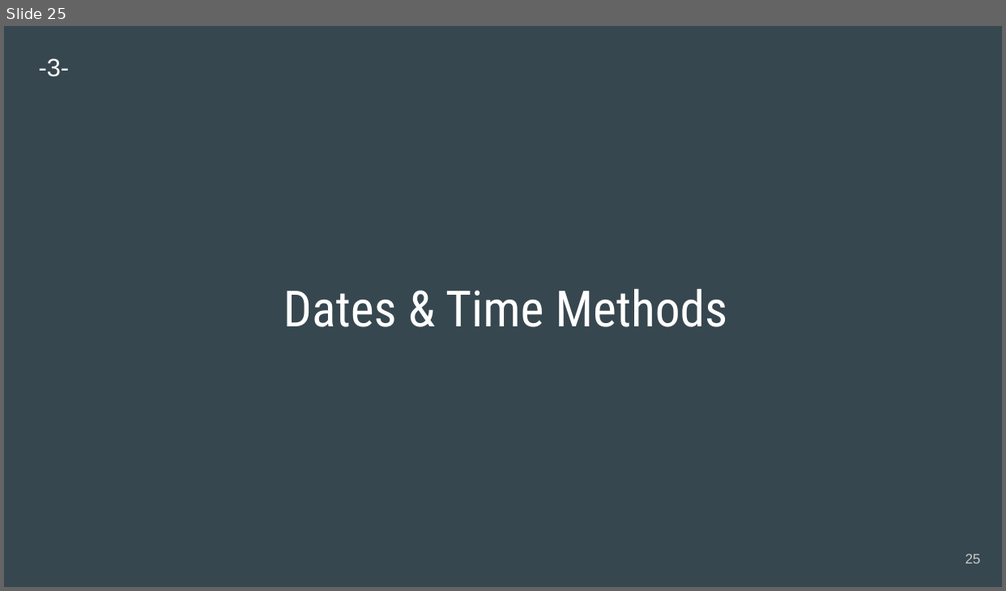
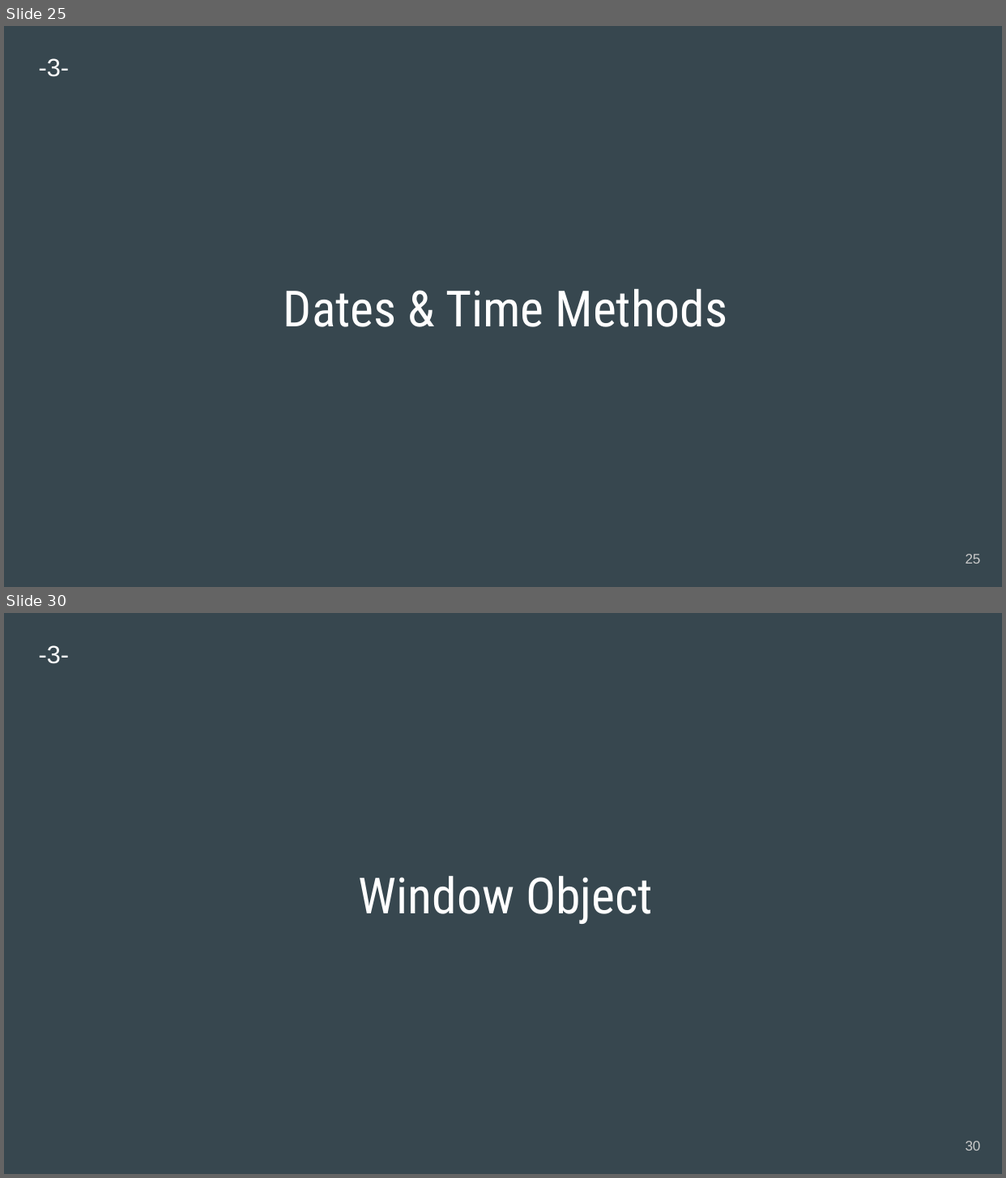
Before and after one commit to engwsalama/webdev_js, a slide deck: 2020-WebDev_js.pptx. Shown one above the other, each under a label of ours: slide 25 before the commit, slides 25 and 30 after it; the slides between them are not shown. The pictures are 1006x591 and 1006x1178 pixels, drawn with LibreOffice and Linux fonts; fonts in the diff are those of the drawing. Boxes give left, top, right and bottom in pixels: in the first picture for what was removed or moved away, otherwise in the second. Text is boxed around its words. In the diff, an @@ line names an element or a change of style, - is before the commit and + after.

```diff
--- a/2020-WebDev_js.pptx
+++ b/2020-WebDev_js.pptx
@@ slide 30 added at (4, 613, 1002, 1174), background #37474F @@
@@ text added at (39, 645, 70, 664), 18 pt, text #FFFFFF @@
+-3-
@@ title added at (359, 876, 653, 924), 36 pt, text #FFFFFF @@
+Window Object
@@ page number added at (965, 1141, 981, 1151), 10 pt, text #CACACA @@
+30
```
Also in this commit, not shown: 5 other slides added, 13 other files.
